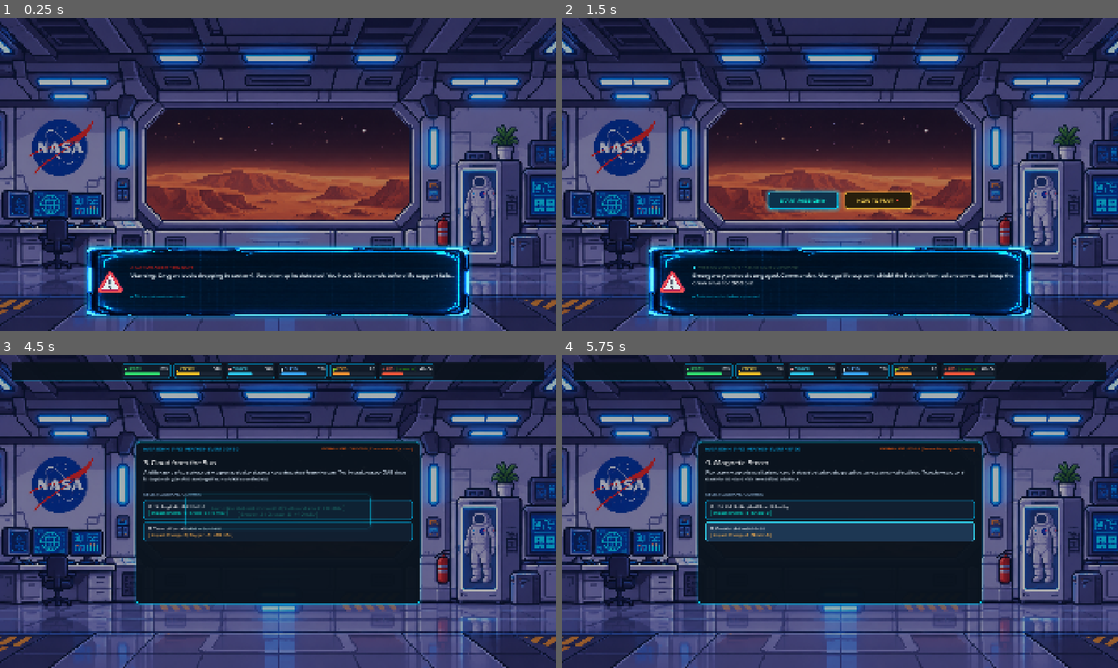
Above: before the commit, frames 1-4 (two rows, left to right).
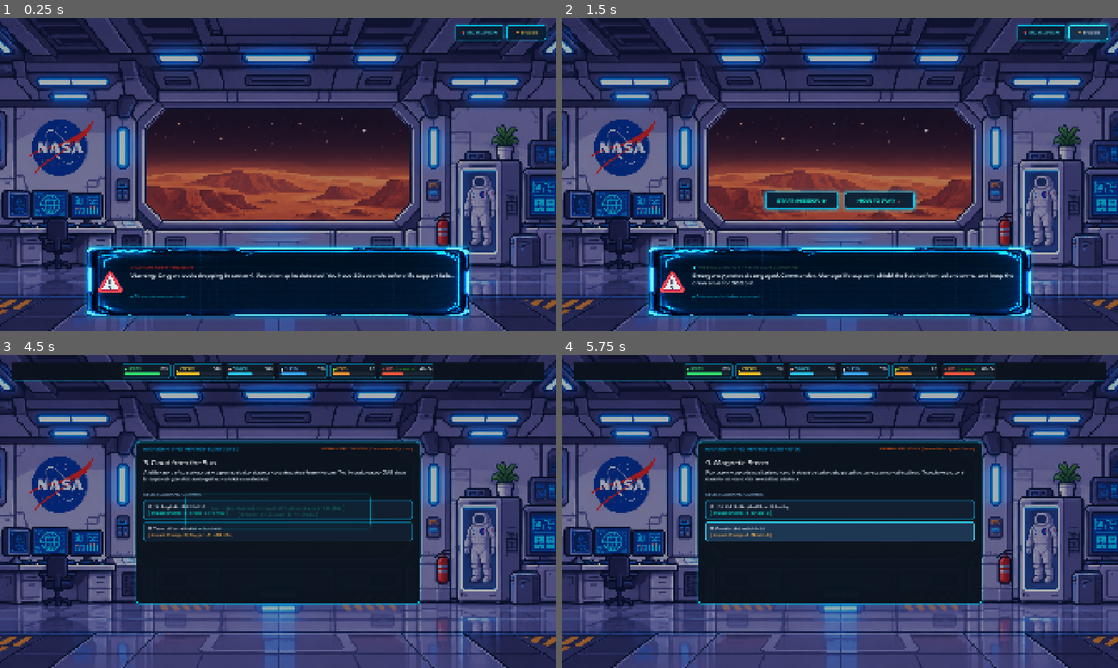
Above: after the commit, the same moments.

Repository: chaybentaleb/Astro_Care
Game: Godot game, scene res://scenes/main.tscn
Two runs of this game, one before a commit and one after it. Both use one fixed random seed, a clock stepped at 60 frames per second and the inputs below.
Inputs (mouse positions are in pixels of both pictures, inside the frame that each line leads up to):
- Up to frame 1 (0.25 s): no input
- Up to frame 2 (1.5 s): click (1040, 33) at 0.5 s, where only the run after the commit has a clickable "📚 ENCYCLOPEDIA"; click (1090, 33) at 1.25 s, where only the run after the commit has a clickable "🏆 BADGES"
- Up to frame 3 (4.5 s): click "START MISSION ▶" at 2 s; click (278, 508) at 2.75 s; click (278, 530) at 3.5 s; click (278, 508) at 4.25 s
- Up to frame 4 (5.75 s): click (840, 530) at 5 s

The runs differ from the first frame. In frame 1, 0.5% of the frame differs, in the area x 81-99%, y 2-8%; in frame 2, 1.8%, in the area x 36-99%, y 1-62%; in frame 3, less than 0.1%; in frame 4, nothing differs.

Commit message:
feat: matching cyan sci-fi center buttons and top-right HUD utility hooks for Encyclopedia and Badges

Diff:
--- a/scenes/dialogue.gd
+++ b/scenes/dialogue.gd
@@ -14,6 +14,10 @@
 @onready var action_buttons_center: Control = %ActionButtonsCenter
 @onready var btn_start_mission: Button = %BtnStartMission
 @onready var btn_how_to_play: Button = %BtnHowToPlay
+
+# Top-Right Utility Buttons (Placeholder Hooks)
+@onready var btn_encyclopedia: Button = %BtnEncyclopedia
+@onready var btn_badges: Button = %BtnBadges
 
 # How To Play Modal
 @onready var how_to_play_modal: PanelContainer = %HowToPlayModal
@@ -47,12 +51,33 @@
 		btn_start_mission = get_node_or_null("%BtnStartMission")
 	if btn_how_to_play == null:
 		btn_how_to_play = get_node_or_null("%BtnHowToPlay")
+	if btn_encyclopedia == null:
+		btn_encyclopedia = get_node_or_null("%BtnEncyclopedia")
+	if btn_badges == null:
+		btn_badges = get_node_or_null("%BtnBadges")
 	if how_to_play_modal == null:
 		how_to_play_modal = get_node_or_null("%HowToPlayModal")
 	if btn_close_how_to_play == null:
 		btn_close_how_to_play = get_node_or_null("%BtnCloseHowToPlay")
 	if btn_got_it == null:
 		btn_got_it = get_node_or_null("%BtnGotIt")
+
+	# Ensure signal connections
+	if btn_start_mission and not btn_start_mission.pressed.is_connected(_on_start_mission_pressed):
+		btn_start_mission.pressed.connect(_on_start_mission_pressed)
+	if btn_how_to_play and not btn_how_to_play.pressed.is_connected(_on_how_to_play_pressed):
+		btn_how_to_play.pressed.connect(_on_how_to_play_pressed)
+	if btn_close_how_to_play and not btn_close_how_to_play.pressed.is_connected(_on_close_modal_pressed):
+		btn_close_how_to_play.pressed.connect(_on_close_modal_pressed)
+	if btn_got_it and not btn_got_it.pressed.is_connected(_on_close_modal_pressed):
+		btn_got_it.pressed.connect(_on_close_modal_pressed)
+	if btn_encyclopedia and not btn_encyclopedia.pressed.is_connected(_on_encyclopedia_pressed):
+		btn_encyclopedia.pressed.connect(_on_encyclopedia_pressed)
+	if btn_badges and not btn_badges.pressed.is_connected(_on_badges_pressed):
+		btn_badges.pressed.connect(_on_badges_pressed)
+
+func _enter_tree() -> void:
+	_ensure_nodes()
 
 func _ready() -> void:
 	_ensure_nodes()
@@ -84,6 +109,12 @@
 		btn_close_how_to_play.pressed.connect(_on_close_modal_pressed)
 	if btn_got_it and not btn_got_it.pressed.is_connected(_on_close_modal_pressed):
 		btn_got_it.pressed.connect(_on_close_modal_pressed)
+
+	# Connect top-right utility buttons
+	if btn_encyclopedia and not btn_encyclopedia.pressed.is_connected(_on_encyclopedia_pressed):
+		btn_encyclopedia.pressed.connect(_on_encyclopedia_pressed)
+	if btn_badges and not btn_badges.pressed.is_connected(_on_badges_pressed):
+		btn_badges.pressed.connect(_on_badges_pressed)
 
 	show_dialogue_step(0)
 
@@ -184,3 +215,11 @@
 	_ensure_nodes()
 	if how_to_play_modal:
 		how_to_play_modal.visible = false
+
+func _on_encyclopedia_pressed() -> void:
+	# TODO: Connect Encyclopedia Flying Cards scene here
+	pass
+
+func _on_badges_pressed() -> void:
+	# TODO: Connect Badges system modal here
+	pass
--- a/scenes/dialogue.tscn
+++ b/scenes/dialogue.tscn
@@ -19,8 +19,8 @@
 shadow_color = Color(0, 0.65, 0.9, 0.35)
 shadow_size = 16
 
-[sub_resource type="StyleBoxFlat" id="StyleBoxFlat_btn_start"]
-bg_color = Color(0.04, 0.18, 0.28, 0.95)
+[sub_resource type="StyleBoxFlat" id="StyleBoxFlat_btn_center"]
+bg_color = Color(0.03, 0.09, 0.17, 0.9)
 border_width_left = 2
 border_width_top = 2
 border_width_right = 2
@@ -33,8 +33,8 @@
 shadow_color = Color(0, 0.831373, 1, 0.4)
 shadow_size = 14
 
-[sub_resource type="StyleBoxFlat" id="StyleBoxFlat_btn_start_hover"]
-bg_color = Color(0.08, 0.28, 0.44, 1)
+[sub_resource type="StyleBoxFlat" id="StyleBoxFlat_btn_center_hover"]
+bg_color = Color(0.07, 0.2, 0.36, 0.95)
 border_width_left = 2
 border_width_top = 2
 border_width_right = 2
@@ -47,8 +47,8 @@
 shadow_color = Color(0.2, 1, 0.95, 0.6)
 shadow_size = 20
 
-[sub_resource type="StyleBoxFlat" id="StyleBoxFlat_btn_start_pressed"]
-bg_color = Color(0.02, 0.12, 0.2, 1)
+[sub_resource type="StyleBoxFlat" id="StyleBoxFlat_btn_center_pressed"]
+bg_color = Color(0.02, 0.06, 0.12, 1)
 border_width_left = 2
 border_width_top = 2
 border_width_right = 2
@@ -59,45 +59,45 @@
 corner_radius_bottom_right = 8
 corner_radius_bottom_left = 8
 
-[sub_resource type="StyleBoxFlat" id="StyleBoxFlat_btn_how"]
-bg_color = Color(0.12, 0.1, 0.04, 0.95)
-border_width_left = 2
-border_width_top = 2
-border_width_right = 2
-border_width_bottom = 2
-border_color = Color(1, 0.8, 0.25, 0.85)
-corner_radius_top_left = 8
-corner_radius_top_right = 8
-corner_radius_bottom_right = 8
-corner_radius_bottom_left = 8
-shadow_color = Color(1, 0.75, 0.2, 0.3)
-shadow_size = 12
-
-[sub_resource type="StyleBoxFlat" id="StyleBoxFlat_btn_how_hover"]
-bg_color = Color(0.2, 0.16, 0.05, 1)
-border_width_left = 2
-border_width_top = 2
-border_width_right = 2
-border_width_bottom = 2
-border_color = Color(1, 0.92, 0.45, 1)
-corner_radius_top_left = 8
-corner_radius_top_right = 8
-corner_radius_bottom_right = 8
-corner_radius_bottom_left = 8
-shadow_color = Color(1, 0.85, 0.3, 0.5)
-shadow_size = 18
-
-[sub_resource type="StyleBoxFlat" id="StyleBoxFlat_btn_how_pressed"]
-bg_color = Color(0.08, 0.06, 0.02, 1)
-border_width_left = 2
-border_width_top = 2
-border_width_right = 2
-border_width_bottom = 2
-border_color = Color(1, 0.95, 0.6, 1)
-corner_radius_top_left = 8
-corner_radius_top_right = 8
-corner_radius_bottom_right = 8
-corner_radius_bottom_left = 8
+[sub_resource type="StyleBoxFlat" id="StyleBoxFlat_btn_compact"]
+bg_color = Color(0.04, 0.09, 0.16, 0.88)
+border_width_left = 1
+border_width_top = 1
+border_width_right = 1
+border_width_bottom = 1
+border_color = Color(0, 0.831373, 1, 0.7)
+corner_radius_top_left = 6
+corner_radius_top_right = 6
+corner_radius_bottom_right = 6
+corner_radius_bottom_left = 6
+shadow_color = Color(0, 0.831373, 1, 0.25)
+shadow_size = 8
+
+[sub_resource type="StyleBoxFlat" id="StyleBoxFlat_btn_compact_hover"]
+bg_color = Color(0.08, 0.18, 0.3, 0.95)
+border_width_left = 1
+border_width_top = 1
+border_width_right = 1
+border_width_bottom = 1
+border_color = Color(0.2, 0.95, 1, 1)
+corner_radius_top_left = 6
+corner_radius_top_right = 6
+corner_radius_bottom_right = 6
+corner_radius_bottom_left = 6
+shadow_color = Color(0, 0.831373, 1, 0.45)
+shadow_size = 14
+
+[sub_resource type="StyleBoxFlat" id="StyleBoxFlat_btn_compact_pressed"]
+bg_color = Color(0.02, 0.06, 0.12, 1)
+border_width_left = 1
+border_width_top = 1
+border_width_right = 1
+border_width_bottom = 1
+border_color = Color(0.6, 1, 0.95, 1)
+corner_radius_top_left = 6
+corner_radius_top_right = 6
+corner_radius_bottom_right = 6
+corner_radius_bottom_left = 6
 
 [sub_resource type="StyleBoxFlat" id="StyleBoxFlat_modal_htp"]
 bg_color = Color(0.03, 0.06, 0.11, 0.97)
@@ -150,6 +150,50 @@
 grow_vertical = 2
 mouse_filter = 1
 
+[node name="TopRightButtons" type="MarginContainer" parent="IntroControl"]
+layout_mode = 1
+anchors_preset = 1
+anchor_left = 1.0
+anchor_right = 1.0
+offset_left = -380.0
+offset_top = 25.0
+offset_right = -35.0
+offset_bottom = 75.0
+grow_horizontal = 0
+mouse_filter = 1
+
+[node name="HBox" type="HBoxContainer" parent="IntroControl/TopRightButtons"]
+layout_mode = 2
+mouse_filter = 1
+theme_override_constants/separation = 12
+alignment = 2
+
+[node name="BtnEncyclopedia" type="Button" parent="IntroControl/TopRightButtons/HBox"]
+unique_name_in_owner = true
+custom_minimum_size = Vector2(165, 44)
+layout_mode = 2
+theme_override_colors/font_color = Color(0.3, 0.9, 1, 1)
+theme_override_colors/font_hover_color = Color(1, 1, 1, 1)
+theme_override_fonts/font = ExtResource("3_fyky8")
+theme_override_font_sizes/font_size = 13
+theme_override_styles/normal = SubResource("StyleBoxFlat_btn_compact")
+theme_override_styles/hover = SubResource("StyleBoxFlat_btn_compact_hover")
+theme_override_styles/pressed = SubResource("StyleBoxFlat_btn_compact_pressed")
+text = "📚 ENCYCLOPEDIA"
+
+[node name="BtnBadges" type="Button" parent="IntroControl/TopRightButtons/HBox"]
+unique_name_in_owner = true
+custom_minimum_size = Vector2(135, 44)
+layout_mode = 2
+theme_override_colors/font_color = Color(1, 0.85, 0.35, 1)
+theme_override_colors/font_hover_color = Color(1, 1, 1, 1)
+theme_override_fonts/font = ExtResource("3_fyky8")
+theme_override_font_sizes/font_size = 13
+theme_override_styles/normal = SubResource("StyleBoxFlat_btn_compact")
+theme_override_styles/hover = SubResource("StyleBoxFlat_btn_compact_hover")
+theme_override_styles/pressed = SubResource("StyleBoxFlat_btn_compact_pressed")
+text = "🏆 BADGES"
+
 [node name="DialogueAnchor" type="Control" parent="IntroControl"]
 layout_mode = 1
 anchors_preset = 7
@@ -276,28 +320,28 @@
 
 [node name="BtnStartMission" type="Button" parent="IntroControl/ActionButtonsCenter/ActionButtonsHBox"]
 unique_name_in_owner = true
-custom_minimum_size = Vector2(240, 58)
+custom_minimum_size = Vector2(250, 58)
 layout_mode = 2
 theme_override_colors/font_color = Color(0.05, 0.95, 0.85, 1)
 theme_override_colors/font_hover_color = Color(1, 1, 1, 1)
 theme_override_fonts/font = ExtResource("3_fyky8")
-theme_override_font_sizes/font_size = 17
-theme_override_styles/normal = SubResource("StyleBoxFlat_btn_start")
-theme_override_styles/hover = SubResource("StyleBoxFlat_btn_start_hover")
-theme_override_styles/pressed = SubResource("StyleBoxFlat_btn_start_pressed")
+theme_override_font_sizes/font_size = 18
+theme_override_styles/normal = SubResource("StyleBoxFlat_btn_center")
+theme_override_styles/hover = SubResource("StyleBoxFlat_btn_center_hover")
+theme_override_styles/pressed = SubResource("StyleBoxFlat_btn_center_pressed")
 text = "START MISSION ▶"
 
 [node name="BtnHowToPlay" type="Button" parent="IntroControl/ActionButtonsCenter/ActionButtonsHBox"]
 unique_name_in_owner = true
-custom_minimum_size = Vector2(230, 58)
-layout_mode = 2
-theme_override_colors/font_color = Color(1, 0.85, 0.35, 1)
+custom_minimum_size = Vector2(240, 58)
+layout_mode = 2
+theme_override_colors/font_color = Color(0.05, 0.95, 0.85, 1)
 theme_override_colors/font_hover_color = Color(1, 1, 1, 1)
 theme_override_fonts/font = ExtResource("3_fyky8")
-theme_override_font_sizes/font_size = 17
-theme_override_styles/normal = SubResource("StyleBoxFlat_btn_how")
-theme_override_styles/hover = SubResource("StyleBoxFlat_btn_how_hover")
-theme_override_styles/pressed = SubResource("StyleBoxFlat_btn_how_pressed")
+theme_override_font_sizes/font_size = 18
+theme_override_styles/normal = SubResource("StyleBoxFlat_btn_center")
+theme_override_styles/hover = SubResource("StyleBoxFlat_btn_center_hover")
+theme_override_styles/pressed = SubResource("StyleBoxFlat_btn_center_pressed")
 text = "HOW TO PLAY ❓"
 
 [node name="HowToPlayModal" type="PanelContainer" parent="IntroControl"]
@@ -534,7 +578,7 @@
 theme_override_colors/font_hover_color = Color(1, 1, 1, 1)
 theme_override_fonts/font = ExtResource("3_fyky8")
 theme_override_font_sizes/font_size = 16
-theme_override_styles/normal = SubResource("StyleBoxFlat_btn_start")
-theme_override_styles/hover = SubResource("StyleBoxFlat_btn_start_hover")
-theme_override_styles/pressed = SubResource("StyleBoxFlat_btn_start_pressed")
+theme_override_styles/normal = SubResource("StyleBoxFlat_btn_center")
+theme_override_styles/hover = SubResource("StyleBoxFlat_btn_center_hover")
+theme_override_styles/pressed = SubResource("StyleBoxFlat_btn_center_pressed")
 text = "UNDERSTOOD, COMMANDER ▶"
--- a/scripts/donki_event_system.gd
+++ b/scripts/donki_event_system.gd
@@ -340,6 +340,15 @@
 func _on_restart_pressed() -> void:
 	start_event_simulation(default_mode)
 
+func _on_encyclopedia_pressed() -> void:
+	# TODO: Connect Encyclopedia Flying Cards scene here
+	pass
+
+func _on_badges_pressed() -> void:
+	# TODO: Connect Badges system modal here
+	pass
+
+
 func _animate_event_entrance() -> void:
 	if root_control:
 		root_control.modulate.a = 0.85
--- /dev/null
+++ b/scripts/test_ui_buttons_layout.gd
@@ -0,0 +1,80 @@
+extends SceneTree
+
+func _init() -> void:
+	print("==================================================")
+	print("TESTING SCI-FI UI BUTTONS & PLACEHOLDER HOOKS...")
+	print("==================================================")
+
+	var diag_scene = load("res://scenes/dialogue.tscn")
+	assert(diag_scene != null, "Failed to load scenes/dialogue.tscn")
+	var diag: IntroDialogue = diag_scene.instantiate()
+	root.add_child(diag)
+	diag._ensure_nodes()
+
+	# 1. Test Center Menu Buttons
+	var action_center = diag.get_node_or_null("%ActionButtonsCenter")
+	var btn_start: Button = diag.get_node_or_null("%BtnStartMission")
+	var btn_how: Button = diag.get_node_or_null("%BtnHowToPlay")
+
+	assert(action_center != null, "ActionButtonsCenter missing")
+	assert(btn_start != null, "BtnStartMission missing")
+	assert(btn_how != null, "BtnHowToPlay missing")
+
+	print("Center Buttons: '%s' | '%s'" % [btn_start.text, btn_how.text])
+	assert(btn_start.text == "START MISSION ▶", "BtnStartMission text mismatch")
+	assert(btn_how.text == "HOW TO PLAY ❓", "BtnHowToPlay text mismatch")
+
+	# Verify matching StyleBoxFlat on center buttons
+	var style_start: StyleBoxFlat = btn_start.get_theme_stylebox("normal")
+	var style_how: StyleBoxFlat = btn_how.get_theme_stylebox("normal")
+	assert(style_start != null and style_how != null, "Center buttons must have normal StyleBoxFlat")
+	print("Center Button Border Color: %s" % style_start.border_color.to_html(false))
+	assert(style_start.border_color.to_html(false).begins_with("00d4"), "Start button border must be #00D4FF")
+	assert(style_how.border_color.to_html(false).begins_with("00d4"), "How button border must be #00D4FF")
+	print("✓ Center menu buttons match glowing cyan #00D4FF styling!")
+
+	# 2. Test Top-Right Utility Buttons
+	var btn_encyclopedia: Button = diag.get_node_or_null("%BtnEncyclopedia")
+	var btn_badges: Button = diag.get_node_or_null("%BtnBadges")
+
+	assert(btn_encyclopedia != null, "BtnEncyclopedia missing in top-right HUD")
+	assert(btn_badges != null, "BtnBadges missing in top-right HUD")
+
+	print("Top-Right Buttons: '%s' | '%s'" % [btn_encyclopedia.text, btn_badges.text])
+	assert(btn_encyclopedia.text == "📚 ENCYCLOPEDIA", "BtnEncyclopedia text mismatch")
+	assert(btn_badges.text == "🏆 BADGES", "BtnBadges text mismatch")
+
+	# Verify signal connections and placeholder execution
+	assert(btn_encyclopedia.pressed.is_connected(diag._on_encyclopedia_pressed), "BtnEncyclopedia must be connected")
+	assert(btn_badges.pressed.is_connected(diag._on_badges_pressed), "BtnBadges must be connected")
+
+	# Execute placeholder hooks to confirm safe no-op
+	diag._on_encyclopedia_pressed()
+	diag._on_badges_pressed()
+	print("✓ Top-right button hooks safely connected with empty placeholder methods!")
+
+	# 3. Test Step Advance & Signal Emission
+	diag.handle_advance()
+	assert(action_center.visible == true, "ActionButtonsCenter must be visible on step 1")
+
+	var signal_box = [false]
+	diag.intro_finished.connect(func(): signal_box[0] = true)
+	diag._on_start_mission_pressed()
+	assert(signal_box[0] == true, "BtnStartMission must emit intro_finished")
+	print("✓ 'START MISSION ▶' correctly emits intro_finished transition signal!")
+
+	# 4. Test How to Play Modal
+	var modal: PanelContainer = diag.get_node_or_null("%HowToPlayModal")
+	assert(modal != null, "HowToPlayModal missing")
+	diag._on_how_to_play_pressed()
+	assert(modal.visible == true, "HowToPlayModal must open on click")
+	diag._on_close_modal_pressed()
+	assert(modal.visible == false, "HowToPlayModal must close on close")
+	print("✓ How to Play modal open/close functions verified!")
+
+	diag.queue_free()
+
+	print("==================================================")
+	print("ALL SCI-FI UI BUTTONS & HOOKS VERIFIED!")
+	print("==================================================")
+	quit()
Not shown, added: scripts/test_how_to_play_modal.gd.uid
Not shown, added: scripts/test_ui_buttons_layout.gd.uid
